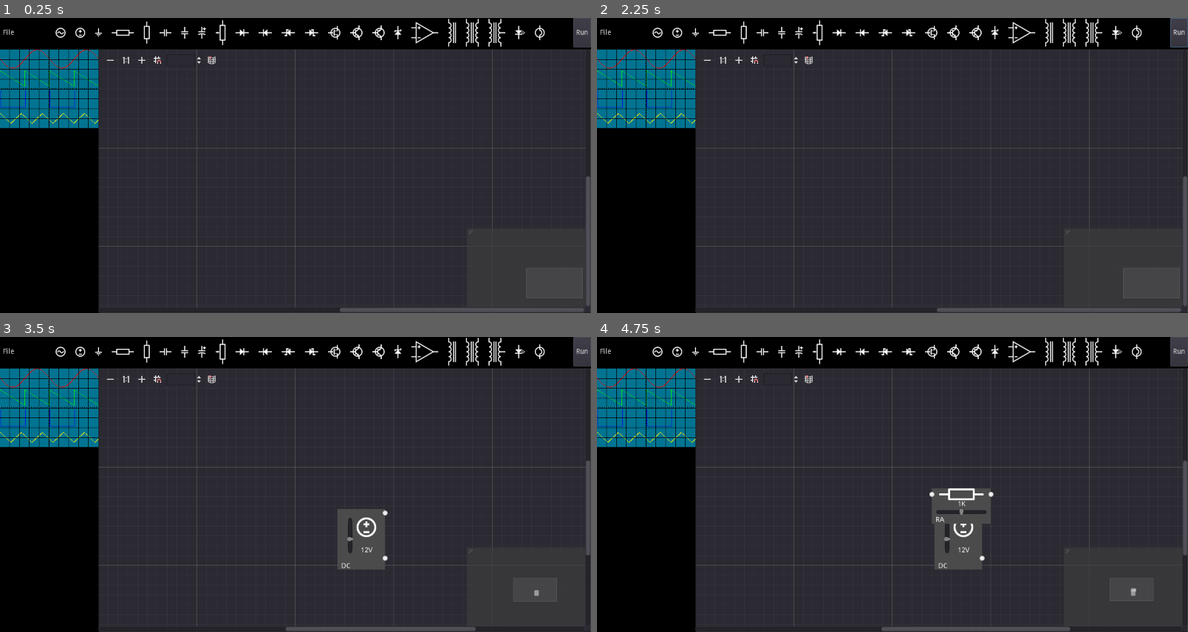
Above: before the commit, frames 1-4 (two rows, left to right).
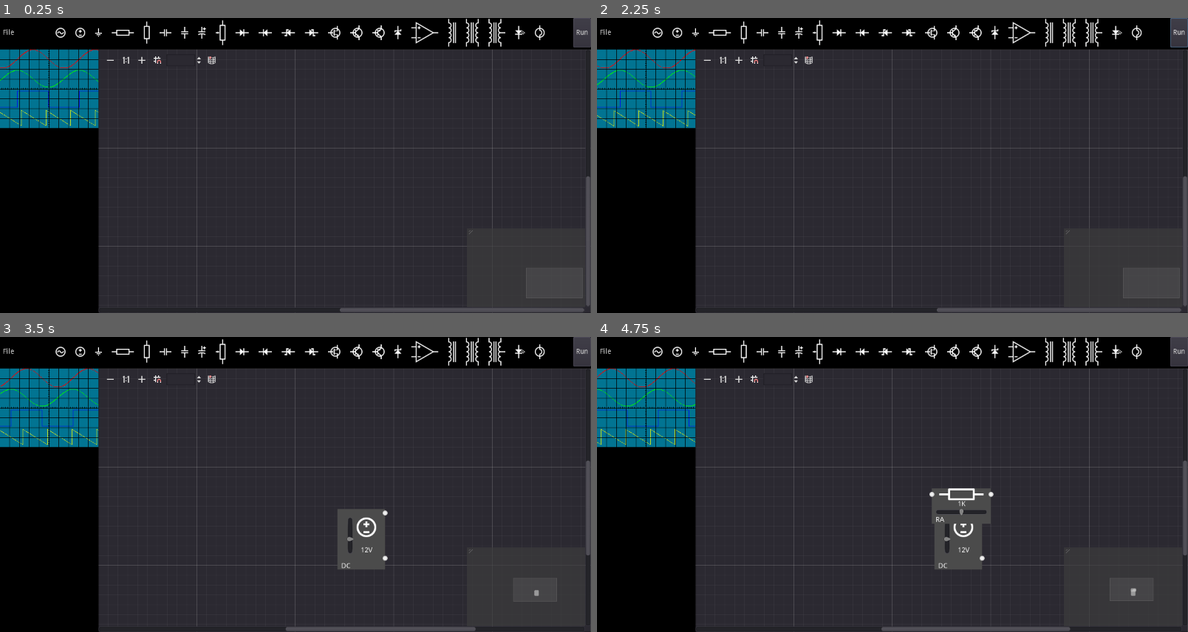
Above: after the commit, the same moments.

Repository: andrew-wilkes/electronics
Game: Godot game, scene res://Main.tscn
Same seed, same stepped clock (60 frames per second), same inputs: the game is played once before the commit and once after it.
Inputs (mouse positions are in pixels of both pictures, inside the frame that each line leads up to):
- Up to frame 1 (0.25 s): no input
- Up to frame 2 (2.25 s): click "Run" at 0.5 s; click "File" at 1.25 s; click (656, 32) at 2.02 s
- Up to frame 3 (3.5 s): click (82, 351) at 2.77 s
- Up to frame 4 (4.75 s): click (697, 351) at 3.52 s; click (721, 351) at 4.27 s

The runs differ from the first frame. In frame 1, 0.5% of the frame differs, in the area x 0-17%, y 10-37%; in frame 2, 0.5%; in frame 3, 0.5%; in frame 4, 0.6%.

Commit message:
Add code to test osc

Diff:
--- a/src/Main.tscn
+++ b/src/Main.tscn
@@ -69,6 +69,7 @@
 custom_constants/separation = 10
 
 [node name="Oscilloscope" parent="Main/Tools" instance=ExtResource( 3 )]
+margin_right = 200.0
 margin_bottom = 100.0
 rect_min_size = Vector2( 0, 100 )
 
--- a/src/Oscilloscope.gd
+++ b/src/Oscilloscope.gd
@@ -3,7 +3,7 @@
 func _ready():
 	yield(get_tree(), "idle_frame")
 	rect_min_size.y = round(0.8 * rect_size.x)
-	test()
+	set_process(true) # For testing
 
 
 func _draw():
@@ -64,23 +64,21 @@
 				rgba.append(traces[3][n] / 4 + 192)
 	return rgba
 
+var phase = 0
 
 # Create an RGBA8 image texture of wave data
-func test():
+func test_sine():
 	var traces = [[], [], [], []]
 	var num_samples = int(rect_size.x)
 	for n in num_samples:
-		var a = 128 + 120 * sin(PI * 4 * n / num_samples) # sine wave
-		var b = (n * 4) % 200 + 25 # sawtooth
-		var c = 240 if a > 128 else 20 # square wave
-		var d = (n * 6) % 256
-		if d > 128: d = 256 - d
-		d += 64
+		var a = 128 + 120 * sin(n / 20.0 + phase)
+		var b = 128 + 110 * cos(n / 20.0 + phase)
+		var c = 240 if a > 128 else 30 # square wave
+		var d = (n * 4 + int(phase * 20)) % 200 + 25 # sawtooth
 		traces[0].append(a)
 		traces[1].append(b)
 		traces[2].append(c)
 		traces[3].append(d)
-	#traces.resize(1)
 	show_traces(combine_samples(traces))
 
 
@@ -90,3 +88,8 @@
 	var texture = ImageTexture.new()
 	texture.create_from_image(img, 0)
 	material.set_shader_param("traces", texture)
+
+
+func _process(_delta):
+	test_sine()
+	phase += 0.1
